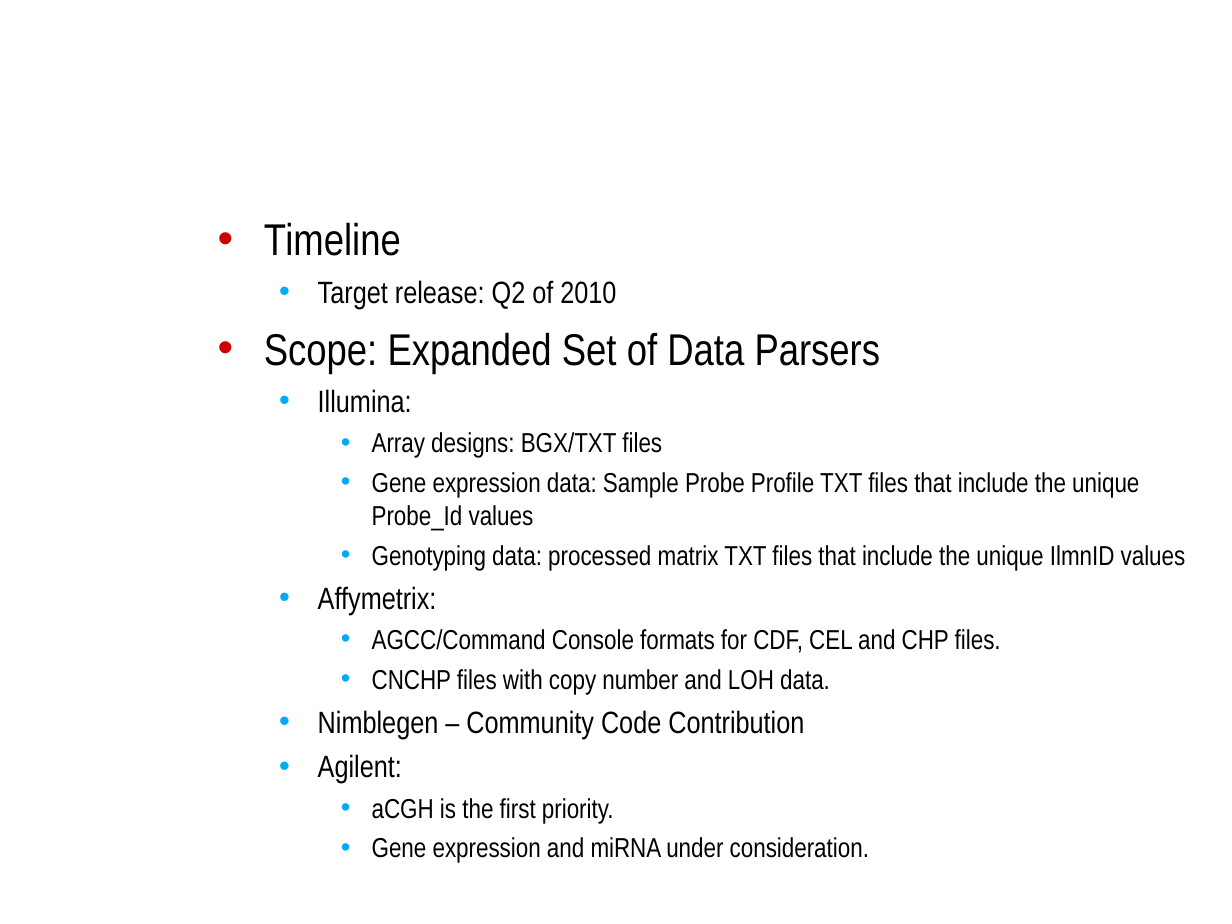
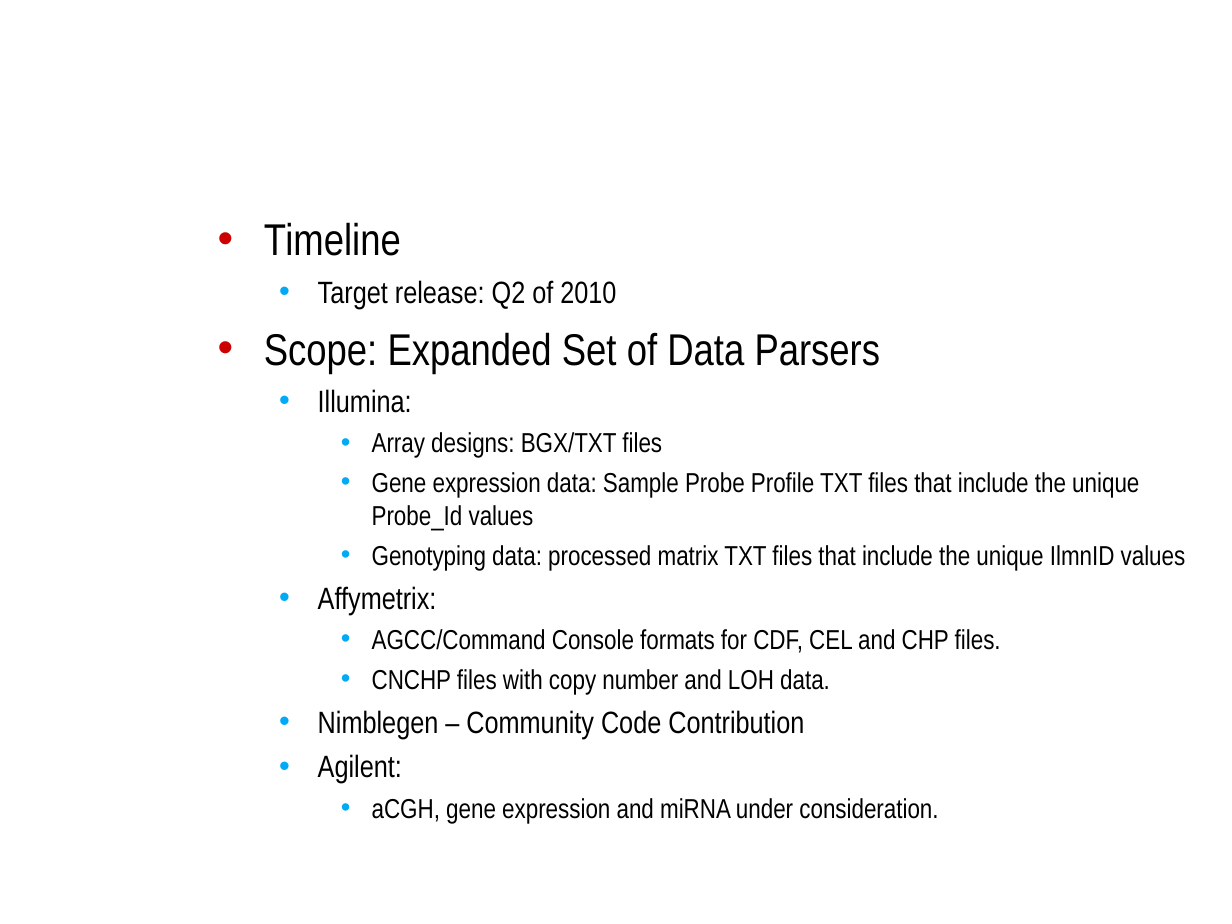
Before and after one commit to NCIP/caarray-docs, a slide deck: slide 4 of project_management/open_meetings/caArray User Community Meeting 2010.03.03.ppt. Drawn at 1232x924 pixels with LibreOffice and Linux fonts; fonts in the diff are those of the drawing; background and template pictures are left out. Boxes give left, top, right and bottom in pixels: in the first picture for what was removed or moved away, otherwise in the second. Text is boxed around its words. In the diff, an @@ line names an element or a change of style, - is before the commit and + after.

```diff
--- a/project_management/open_meetings/caArray User Community Meeting 2010.03.03.ppt
+++ b/project_management/open_meetings/caArray User Community Meeting 2010.03.03.ppt
@@ text at [372, 798, 938, 823]: text changed @@
-    • aCGH is the first priority.
-    • Gene expression and miRNA under consideration.
+    • aCGH, gene expression and miRNA under consideration.
```
Also in this commit, not shown: 1 other slide changed.
